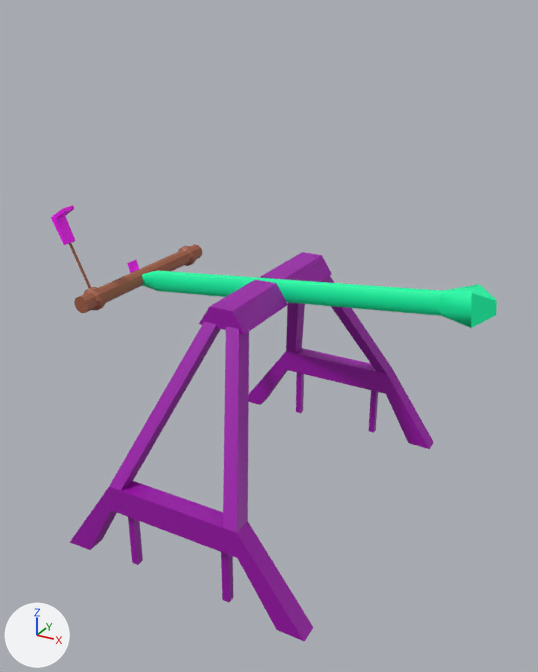
An edit to the FBX model Assets/_OSHACoaster/Models/BarfingSwing_01.fbx, drawn before and after from the same camera.
Both versions are drawn from a 50 mm camera at (0.1069, -0.181, 0.1494) aimed at (0.0066, 0.0014, 0.0582). The lights are fixed; the arrows at lower left show +X, +Y and +Z. Where no turn or scale is listed for an object, it has been applied to the vertices.

In view in the first picture: 'BarfSwing'.
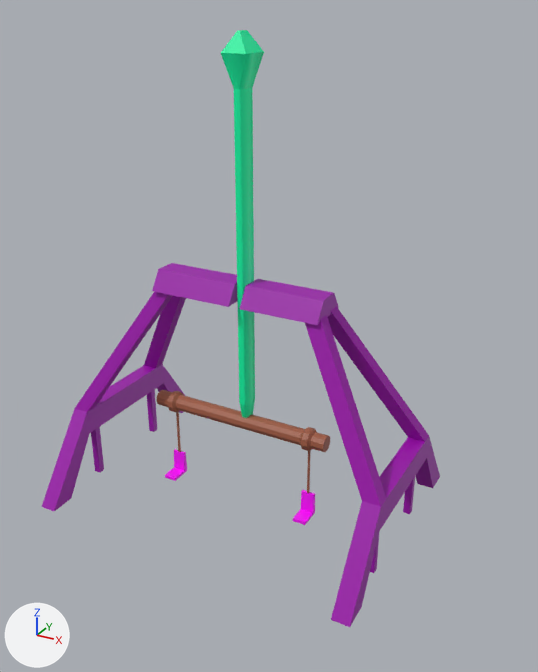
Scene script edits in JSON lines:
```json
{"block": "me_mesh", "where": "# used by ob_barfswing; location = (0.001, 0.0052, 0.0002)"}
{"op": "remove", "block": "me_mesh", "code": "me_mesh.from_pydata(...)  # 398 vertices, 389 faces; spans x -0.0712..0.071, y -0.0547..0.0547, z -0.0004..0.0953"}
{"op": "add", "block": "me_mesh", "code": "me_mesh.from_pydata(...)  # 398 vertices, 389 faces; spans x -0.0559..0.0536, y -0.0399..0.0399, z -0.0002..0.1443"}
{"block": "me_mesh", "change": "me_mesh part 1: the loose piece of 88 vertices spanning x -0.0359..0.044, y -0.0547..-0.0199, z -0.0004..0.0741 is turned -90 degrees about the z axis through its middle, then moved by (-0.0425, 0.0373, 0.0002)"}
{"block": "me_mesh", "change": "me_mesh part 2: the loose piece of 8 vertices spanning x -0.0035..0.0114, y 0.001..0.0287, z 0.0689..0.0749 is turned 90 degrees about the z axis through its middle, then moved by (-0.0199, -0.015, 0.0002)"}
{"block": "me_mesh", "change": "me_mesh part 3: the loose piece of 88 vertices spanning x -0.0359..0.044, y 0.0199..0.0547, z -0.0004..0.0741 is turned -90 degrees about the z axis through its middle, then moved by (0.0321, -0.0373, 0.0002)"}
{"block": "me_mesh", "change": "me_mesh part 4: the loose piece of 112 vertices spanning x -0.0488..-0.0417, y -0.0292..0.033, z 0.0636..0.0708 is multiplied about its middle by the matrix ((0.0, -1.0, 0.0), (0.102, 0.0, -0.995), (0.995, 0.0, 0.102)), then moved by (0.0422, -0.0029, -0.0395)"}
{"block": "me_mesh", "change": "me_mesh part 5: the loose piece of 8 vertices spanning x -0.0035..0.0114, y -0.0278..-0.0028, z 0.0689..0.0749 is turned 90 degrees about the z axis through its middle, then moved by (0.0103, 0.0152, 0.0002)"}
{"block": "me_mesh", "change": "me_mesh part 6: the loose piece of 46 vertices spanning x -0.0467..0.071, y -0.0047..0.003, z 0.0642..0.0828 is multiplied about its middle by the matrix ((0.0, -1.0, 0.0), (0.102, 0.0, -0.995), (0.995, 0.0, 0.102)), then moved by (-0.0124, -0.0006, 0.0119)"}
{"block": "me_mesh", "change": "me_mesh part 7: a new loose piece, a box spanning x 0.02174..0.02235, y -0.00105..-0.00039, z 0.00515..0.02469, in mat_mat_swingbase1 (brown #a15d43)"}
{"block": "me_mesh", "change": "me_mesh part 8: a new loose piece, a box spanning x -0.02819..-0.02758, y -0.00105..-0.00039, z 0.00515..0.02469, in mat_mat_swingbase1 (brown #a15d43)"}
{"block": "me_mesh", "change": "me_mesh part 9: a new loose piece of 16 vertices spanning x -0.0301..-0.0256, y -0.0072..0.0001, z 0.0..0.0077, in mat_mat_swingchair (pink #ff00ff)"}
{"block": "me_mesh", "change": "me_mesh part 10: a new loose piece of 16 vertices spanning x 0.0199..0.0243, y -0.0072..0.0001, z 0.0..0.0077, in mat_mat_swingchair (pink #ff00ff)"}
{"block": "me_mesh", "change": "me_mesh part 11: the loose piece of 16 vertices spanning x -0.0571..-0.0514, y -0.0256..-0.0211, z 0.0838..0.0953 is deleted"}
{"block": "me_mesh", "change": "me_mesh part 12: the loose piece of 16 vertices spanning x -0.0712..-0.062, y 0.0245..0.0289, z 0.0542..0.0614 is deleted"}
{"block": "me_mesh", "change": "me_mesh part 13: the loose piece of 8 vertices spanning x -0.0542..-0.0439, y -0.0236..-0.023, z 0.0657..0.087 is deleted"}
{"op": "set", "path": "ob_barfswing.location", "old": "(0.001, 0.0052, 0.0002)", "new": "(0.0, 0.0, 0.0)"}
```

Location of each change, [x1, y1, x2, y2] in pixels of the pictures (538 x 672 px; the box of a moved part takes in the faces that stretch with it):
```json
{"object": "BarfSwing", "change": "reshaped, moved", "before": [51, 205, 497, 641], "after": [42, 30, 440, 627], "on screen": "11% narrower, 37% taller"}
{"part": 1, "of": "me_mesh", "change": "moved or reshaped", "before": [70, 305, 314, 641], "after": [42, 292, 186, 511]}
{"part": 2, "of": "me_mesh", "change": "moved or reshaped", "before": [260, 252, 332, 282], "after": [152, 263, 237, 307]}
{"part": 3, "of": "me_mesh", "change": "moved or reshaped", "before": [249, 261, 434, 449], "after": [305, 306, 440, 627]}
{"part": 4, "of": "me_mesh", "change": "moved or reshaped", "before": [74, 244, 202, 313], "after": [156, 390, 330, 452]}
{"part": 5, "of": "me_mesh", "change": "moved or reshaped", "before": [199, 280, 288, 334], "after": [239, 279, 339, 325]}
{"part": 6, "of": "me_mesh", "change": "moved or reshaped", "before": [142, 270, 497, 328], "after": [221, 30, 264, 418]}
{"part": 7, "of": "me_mesh", "change": "added", "after": [307, 451, 311, 493]}
{"part": 8, "of": "me_mesh", "change": "added", "after": [176, 411, 181, 452]}
{"part": 9, "of": "me_mesh", "change": "added", "after": [165, 449, 187, 481]}
{"part": 10, "of": "me_mesh", "change": "added", "after": [293, 490, 315, 525], "on screen": "pink"}
{"part": 11, "of": "me_mesh", "change": "deleted", "before": [51, 205, 76, 245], "on screen": "pink"}
{"part": 12, "of": "me_mesh", "change": "deleted", "before": [127, 260, 139, 273]}
{"part": 13, "of": "me_mesh", "change": "deleted", "before": [69, 243, 91, 288]}
```
